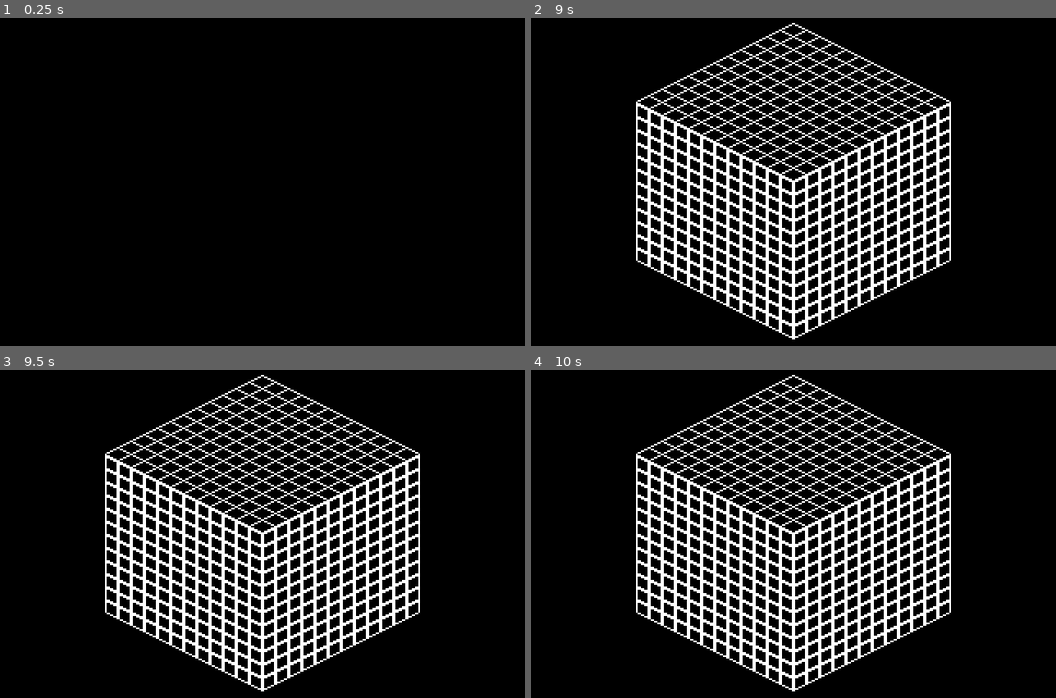
Above: before the commit, frames 1-4 (two rows, left to right).
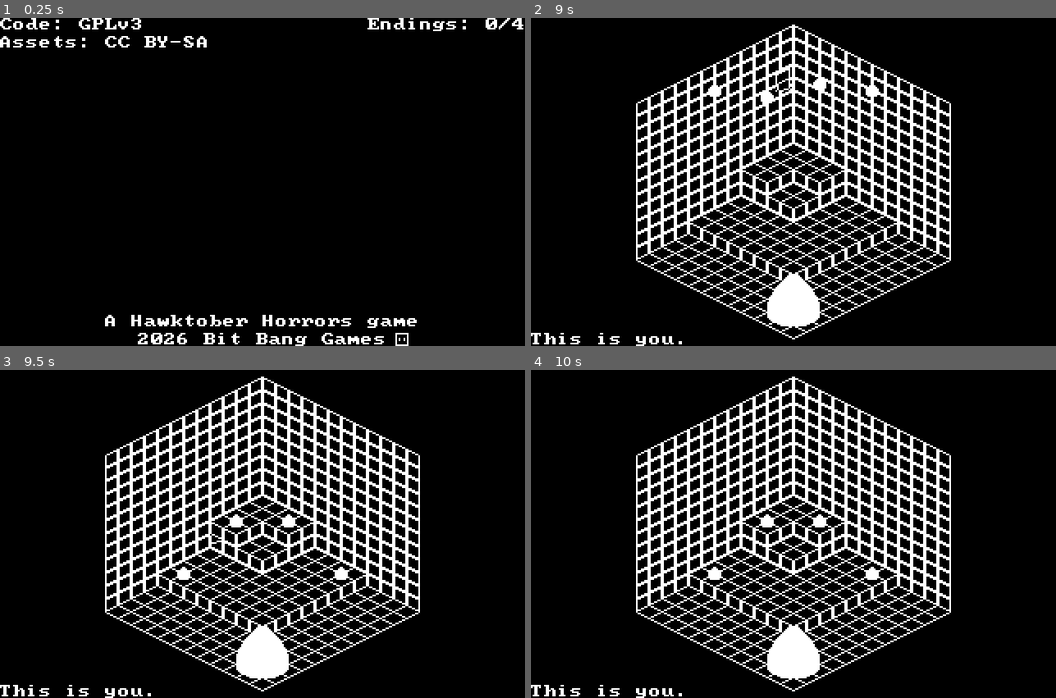
Above: after the commit, the same moments.

Repository: BitBangGames/feed_mother
Game: Godot game, scene res://src/main.tscn
Same seed, same stepped clock (60 frames per second), same inputs: the game is played once before the commit and once after it.
Inputs (mouse positions are in pixels of both pictures, inside the frame that each line leads up to):
- Up to frame 1 (0.25 s): no input
- Up to frame 2 (9 s): tap Enter at 0.5 s; move the mouse to (909, 165) at 0.52 s; hold D (right) 0.53-1.28 s; click (909, 165) at 0.6 s; move the mouse to (688, 198) at 1.27 s; hold S (down) 1.28-2.03 s; tap Space (confirm) at 1.35, 2.85, 3.5, 4.25, 4.35, 5.75, 5.85, 6.5, 7.25, 7.35, 8.85 s; move the mouse to (846, 109) at 2.02 s; hold D (right) 2.03-2.78 s; click (846, 109) at 2.1 s; move the mouse to (767, 247) at 2.77 s; hold W (up) 2.78-3.53 s; move the mouse to (951, 231) at 3.52 s; hold A (left) 3.53-5.03 s; click (951, 231) at 3.6 s; move the mouse to (636, 132) at 4.27 s; move the mouse to (819, 182) at 5.02 s; hold S (down) 5.03-5.78 s; click (819, 182) at 5.1 s; move the mouse to (714, 100) at 5.77 s; hold D (right) 5.78-6.53 s; move the mouse to (909, 165) at 6.52 s; hold W (up) 6.53-7.28 s; click (909, 165) at 6.6 s; move the mouse to (688, 198) at 7.27 s; hold D (right) 7.28-8.03 s; move the mouse to (846, 109) at 8.02 s; hold S (down) 8.03-8.78 s; click (846, 109) at 8.1 s; move the mouse to (767, 247) at 8.77 s; hold A (left) from 8.78 s (still down)
- Up to frame 3 (9.5 s): keep holding A (left)
- Up to frame 4 (10 s): move the mouse to (951, 583) at 9.52 s; release A (left) at 9.53 s; hold W (up) from 9.53 s (still down); click (951, 583) at 9.6 s

The runs differ from the first frame. In frame 1, 2.5% of the frame differs, in the area x 0-100%, y 0-100%; in frame 2, 17%, in the area x 0-80%, y 1-100%; in frame 3, 17%; in frame 4, 17%.

Commit message:
added title screen minus logo; Mother no longer eats broken eggs

Diff:
--- a/src/egg.gd
+++ b/src/egg.gd
@@ -10,7 +10,10 @@
 	for i: int in get_slide_collision_count():
 		var collision: KinematicCollision3D = get_slide_collision(i)
 
-		if (collision.get_collider() is Mother and not Mother.get_singleton().is_broken()):
+		if (
+			collision.get_collider() is Mother
+			and not Mother.get_singleton().is_broken()
+			and not is_broken()):
 			Mother.get_singleton().feed_mother()
 			queue_free()
 
--- /dev/null
+++ b/src/label_settings.tres
@@ -0,0 +1,7 @@
+[gd_resource type="LabelSettings" format=3 uid="uid://cwd2h0pgu7vpf"]
+
+[ext_resource type="FontFile" uid="uid://dsh0sni5y5ssm" path="res://bkg/bkg_font.png" id="1_2gd6a"]
+
+[resource]
+font = ExtResource("1_2gd6a")
+font_size = 8
--- a/src/main.gd
+++ b/src/main.gd
@@ -72,7 +72,16 @@
 func set_state(val: Consts.State) -> void:
 	__state = val
 	match val:
+		Consts.State.TITLE_STATE:
+			if (__map):
+				__map.queue_free()
+			add_child(preload("res://src/title_screen.tscn").instantiate())
+			(get_node("./TitleScreen/EndingsBox") as Label).set_text(
+				"Endings: " + str(__endings.count(true)) + "/4"
+			)
+
 		Consts.State.GAME_STATE:
+			get_node("./TitleScreen").queue_free()
 			__map = preload("res://map/map.tscn").instantiate()
 			add_child(__map)
 
@@ -96,9 +105,6 @@
 			await get_tree().create_timer(2.0).timeout
 			Mother.get_singleton().get_anim_player().play("laugh")
 
-			await get_tree().create_timer(4.0).timeout
-			set_state(Consts.State.TITLE_STATE)
-
 		Consts.Ending.FALL_ENDING:
 			Mother.get_singleton().get_anim_player().play("eye_open")
 			await get_tree().create_timer(2.0).timeout
@@ -110,8 +116,7 @@
 	if (ending != Consts.Ending.TRUE_ENDING):
 		__endings[ending] = true
 
-		await get_tree().create_timer(8.0).timeout
-		__map.queue_free()
+		await get_tree().create_timer(4.0).timeout
 		set_state(Consts.State.TITLE_STATE)
 
 func exit(err: Error = Error.OK) -> void:
--- a/src/text_box.tscn
+++ b/src/text_box.tscn
@@ -1,11 +1,7 @@
 [gd_scene format=3 uid="uid://vb5ixhhpcqta"]
 
-[ext_resource type="FontFile" uid="uid://dsh0sni5y5ssm" path="res://bkg/bkg_font.png" id="1_7uwj5"]
+[ext_resource type="LabelSettings" uid="uid://cwd2h0pgu7vpf" path="res://src/label_settings.tres" id="1_sqkml"]
 [ext_resource type="Script" uid="uid://c3am1vixny40a" path="res://src/text_box.gd" id="2_sqkml"]
-
-[sub_resource type="LabelSettings" id="LabelSettings_y4ayn"]
-font = ExtResource("1_7uwj5")
-font_size = 8
 
 [node name="TextBox" type="Label" unique_id=1149099625]
 anchors_preset = 2
@@ -15,7 +11,7 @@
 offset_right = 120.0
 grow_vertical = 0
 text = "Thanks for reading the source code!"
-label_settings = SubResource("LabelSettings_y4ayn")
+label_settings = ExtResource("1_sqkml")
 vertical_alignment = 2
 autowrap_mode = 2
 script = ExtResource("2_sqkml")
--- /dev/null
+++ b/src/title_screen.tscn
@@ -0,0 +1,60 @@
+[gd_scene format=3 uid="uid://05xr0j2o1g8k"]
+
+[ext_resource type="LabelSettings" uid="uid://cwd2h0pgu7vpf" path="res://src/label_settings.tres" id="1_whxi8"]
+[ext_resource type="Texture2D" uid="uid://c5c4o2purwiw3" path="res://bkg/bkg_conway.png" id="2_mx57q"]
+
+[node name="TitleScreen" type="Control" unique_id=327708395]
+layout_mode = 3
+anchors_preset = 8
+anchor_left = 0.5
+anchor_top = 0.5
+anchor_right = 0.5
+anchor_bottom = 0.5
+offset_left = -160.0
+offset_top = -100.0
+offset_right = 160.0
+offset_bottom = 100.0
+grow_horizontal = 2
+grow_vertical = 2
+
+[node name="BBGBox" type="Label" parent="." unique_id=1060925613]
+layout_mode = 1
+anchors_preset = 7
+anchor_left = 0.5
+anchor_top = 1.0
+anchor_right = 0.5
+anchor_bottom = 1.0
+offset_left = -76.0
+offset_top = -13.0
+offset_right = 76.0
+grow_horizontal = 2
+grow_vertical = 0
+text = "A Hawktober Horrors game
+2026 Bit Bang Games"
+label_settings = ExtResource("1_whxi8")
+horizontal_alignment = 1
+vertical_alignment = 2
+
+[node name="LicenseBox" type="Label" parent="." unique_id=1853944485]
+layout_mode = 1
+offset_right = 152.0
+offset_bottom = 13.0
+text = "Code: GPLv3
+Assets: CC BY-SA"
+label_settings = ExtResource("1_whxi8")
+
+[node name="EndingsBox" type="Label" parent="." unique_id=1378020348]
+layout_mode = 1
+anchors_preset = 1
+anchor_left = 1.0
+anchor_right = 1.0
+offset_left = -152.0
+offset_bottom = 13.0
+grow_horizontal = 0
+text = "Endings: TREE(3)/4"
+label_settings = ExtResource("1_whxi8")
+horizontal_alignment = 2
+
+[node name="Conway" type="Sprite2D" parent="." unique_id=383557447]
+position = Vector2(245, 196)
+texture = ExtResource("2_mx57q")
Binary file added: bkg/bkg_conway.png
Not shown, added: bkg/bkg_conway.png.import
